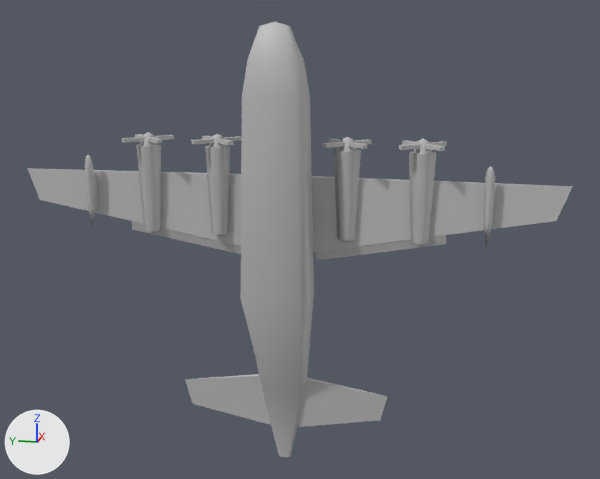
One commit to the FBX model Unity/Assets/Models/Airplane.fbx: the scene before it, then after it.
Both versions are drawn from a 50 mm lens placed at (-6.59, -1.51, 1.84), pointed at (0.42, -0.11, 0.09). Arrows for +X, +Y and +Z are at lower left; the lights stay in place. Where no turn or scale is listed for an object, it has been applied to the vertices.

Script lines for the objects in view, before the commit:
```python
mat_airplane_mtl = principled_material('Airplane_mtl')
mat_airplane_mtl.base_color = (0.5, 0.5, 0.5)  # grey #bcbcbc
me_mesh = bpy.data.meshes.new('Mesh')
me_mesh.from_pydata(...)  # 266 vertices, 244 faces; spans x -0.26..1.01, y -2.35..2.35, z -1.95..1.94
me_mesh.materials.append(mat_airplane_mtl)  # grey #bcbcbc
ob_airplane_geo = bpy.data.objects.new('Airplane_geo', me_mesh)
ob_airplane_geo.location = (0.0, 0.0, 0.0)
```
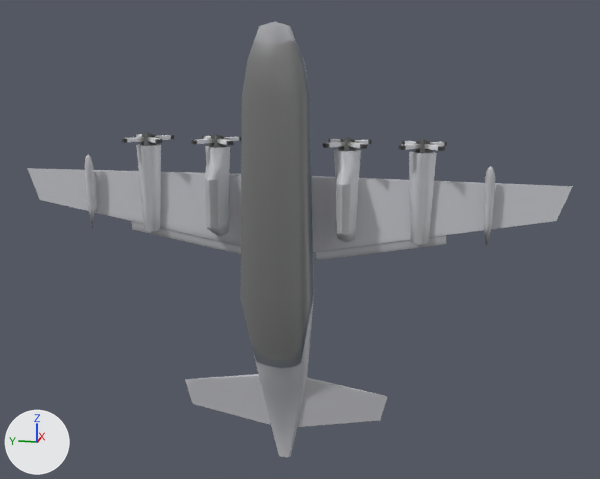
Where the change shows, as pixel boxes (x1, y1, x2, y2) in the pictures (600 x 479 px):
'Airplane_geo', surface changed, reshaped: (27, 22, 573, 457) in both
'polySurface14', added: after (209, 180, 218, 228)
'polySurface3', now drawn: after (342, 184, 350, 234)
'polySurface4', added: after (336, 184, 342, 234)
'polySurface13', now drawn: after (204, 179, 211, 228)
part 1 of me_mesh, built on: (205, 146, 361, 243) in both
part 2 of me_mesh, surface changed: (241, 96, 338, 378) in both

Edits to the bpy script that builds the scene:
```text
Add img_airplane_tex_png:
    img_airplane_tex_png = load_image('Airplane_tex.png', '../Textures/Airplane_tex.png', 512, 512, 'sRGB')
Change mat_airplane_mtl:
    remove mat_airplane_mtl.base_color = (0.5, 0.5, 0.5)  # grey #bcbcbc
    add mat_airplane_mtl.texture = img_airplane_tex_png
Change me_mesh:
    used by ob_airplane_geo; location = (0.0, 0.0, 0.0)
    remove me_mesh.from_pydata(...)  # 266 vertices, 244 faces; spans x -0.26..1.01, y -2.35..2.35, z -1.95..1.94
    add me_mesh.from_pydata(...)  # 322 vertices, 302 faces; spans x -0.26..1.01, y -2.35..2.35, z -1.95..1.94
    me_mesh part 1
    3 vertices are removed from x 0.19, y 0.45..0.66, z 0.17..0.92
    19 faces are deleted
    59 vertices are added at x -0.08..0.29, y -0.66..0.67, z 0.17..0.92
    77 new faces join them
    me_mesh part 2: 5 kept faces spanning x -0.26..0.3, y -0.67..0.63, z -1.25..1.38 get new texture (UV) coordinates
Add me_mesh_002:
    me_mesh_002.from_pydata(...)  # 8 vertices, 6 faces; spans x 0.0..0.193, y -0.188..0.045, z -0.672..0.672
    me_mesh_002.materials.append(mat_airplane_mtl)  # picture img_airplane_tex_png
Add me_mesh_006:
    me_mesh_006.from_pydata(...)  # 8 vertices, 6 faces; spans x -0.056..0.014, y -0.058..0.0, z -0.201..0.201
    me_mesh_006.materials.append(mat_airplane_mtl)  # picture img_airplane_tex_png
Add ob_polysurface14:
    ob_polysurface14 = bpy.data.objects.new('polySurface14', me_mesh_002)
    ob_polysurface14.parent = ob_sharin_r_grp1
    ob_polysurface14.location = (-2.448, 47.32, -49.72)
    ob_polysurface14.rotation_euler = (1.571, -1.571, 0.0)  # degrees (90, -90, 0)
    ob_polysurface14.scale = (-30.0, -30.0, -30.0)
Add ob_sharin_r_grp1:
    ob_sharin_r_grp1 = bpy.data.objects.new('Sharin_R_grp1', None)
    ob_sharin_r_grp1.parent = ob_airplane_grp
    ob_sharin_r_grp1.location = (0.0, 0.0, 0.0)
Add ob_airplane_grp:
    ob_airplane_grp = bpy.data.objects.new('Airplane_grp', None)
    ob_airplane_grp.location = (0.0, 0.0, 0.0)
    ob_airplane_grp.rotation_euler = (1.571, 0.0, 0.0)  # degrees (90, 0, 0)
    ob_airplane_grp.scale = (0.01, 0.01, 0.01)
Add ob_polysurface4:
    ob_polysurface4 = bpy.data.objects.new('polySurface4', me_mesh_006)
    ob_polysurface4.location = (-0.024, -0.497, 0.473)
```
